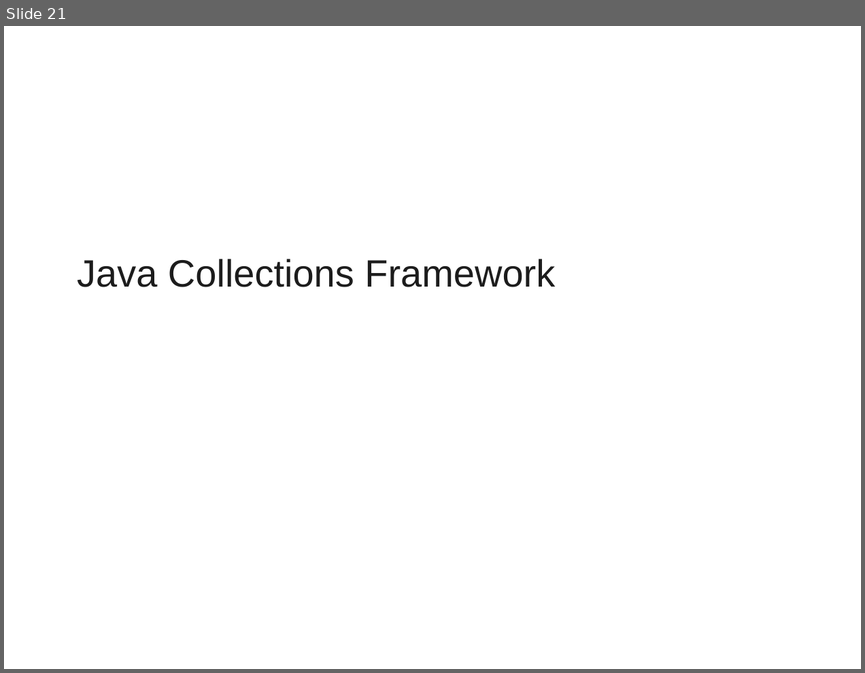
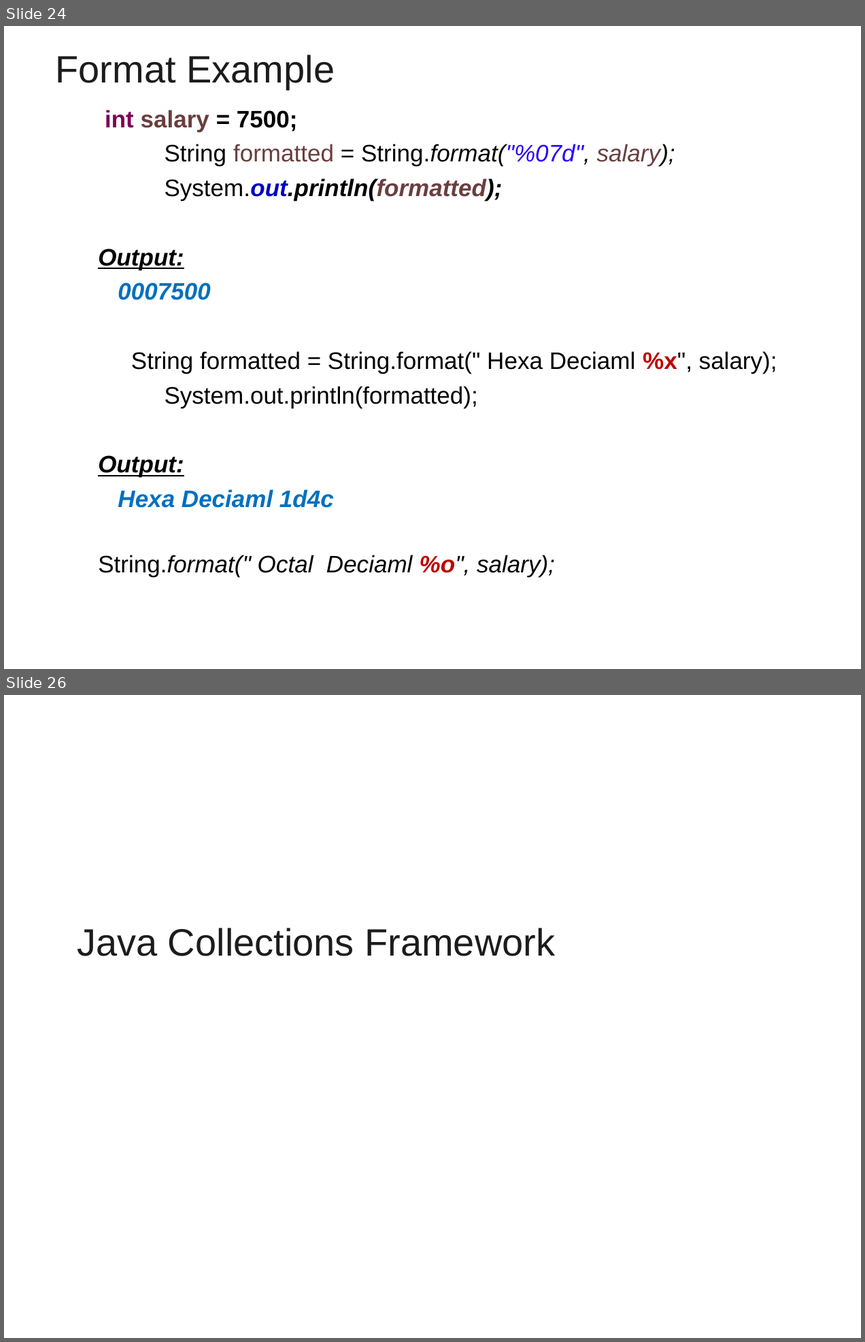
Before and after one commit to vatsanTraining/freshers_dec_2021, a slide deck: Java_Module_3_Excella.ppt. Shown one above the other, each under a label of ours: slide 21 before the commit, slides 24 and 26 after it; the slides between them are not shown. The pictures are 865x673 and 865x1342 pixels, drawn with LibreOffice and Linux fonts; fonts in the diff are those of the drawing; background and template pictures are left out. Boxes give left, top, right and bottom in pixels: in the first picture for what was removed or moved away, otherwise in the second. Text is boxed around its words. In the diff, an @@ line names an element or a change of style, - is before the commit and + after.

```diff
--- a/Java_Module_3_Excella.ppt
+++ b/Java_Module_3_Excella.ppt
@@ slide 24 added at (x1=4, y1=26, x2=861, y2=669), background picture (left out) @@
@@ title added at (x1=56, y1=55, x2=334, y2=90), 32 pt, text #1C1C1C @@
+Format Example
@@ text added at (x1=98, y1=110, x2=777, y2=577), 20 pt, text #000000 @@
+  int salary = 7500;
+  String formatted = String.format("%07d", salary);
+  System.out.println(formatted);
+  Output:
+  0007500
+  String formatted = String.format(" Hexa Deciaml %x", salary);
+  System.out.println(formatted);
+  Output:
+  Hexa Deciaml 1d4c
+  String.format(" Octal Deciaml %o", salary);
@@ what was slide 21 is now slide 26 @@
```
Also in this commit, not shown: 4 other slides added.
